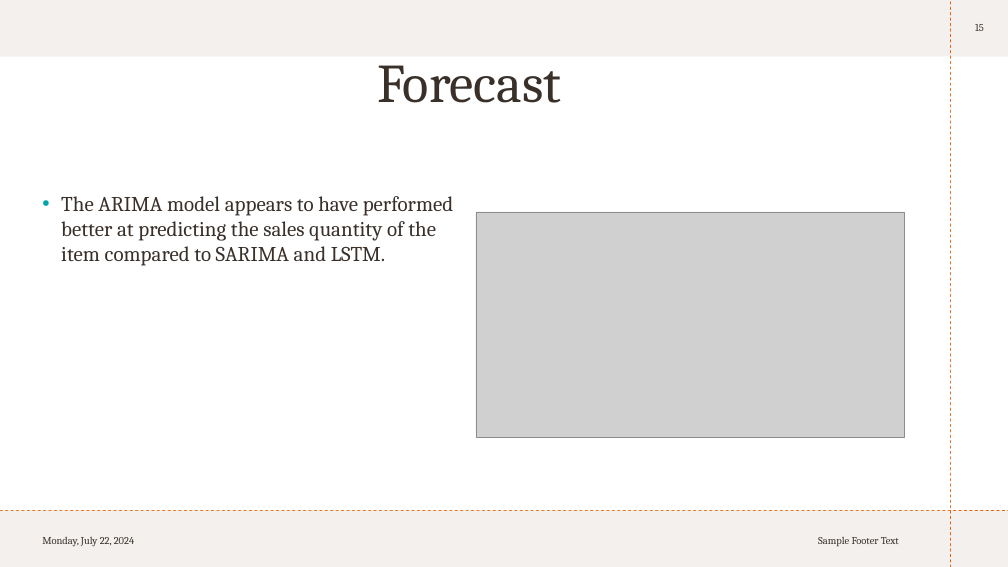
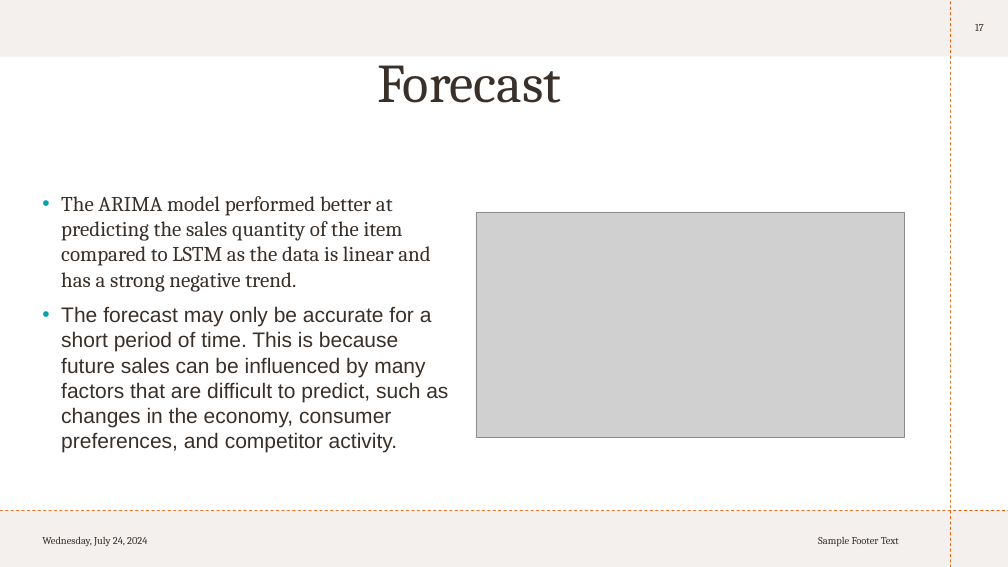
Before and after one commit to KarishmaFernandes/Forecasting-Future-Sales, a slide deck: slide 17 of sales Circly.pptx (slide 15 before the commit). Drawn at 1008x567 pixels with LibreOffice and Linux fonts; fonts in the diff are those of the drawing; grey boxes stand for pictures. Boxes give left, top, right and bottom in pixels: in the first picture for what was removed or moved away, otherwise in the second. Text is boxed around its words. In the diff, an @@ line names an element or a change of style, - is before the commit and + after.

```diff
--- a/sales Circly.pptx
+++ b/sales Circly.pptx
@@ page number at [975,24,984,31]: text changed @@
-15
+17
@@ text at [61,196,448,453]: text changed; font Cambria to Arial @@
-• The ARIMA model appears to have performed better at predicting the sales quantity of the item compared to SARIMA and LSTM.
+• The ARIMA model performed better at predicting the sales quantity of the item compared to LSTM as the data is linear and has a strong negative trend.
+• The forecast may only be accurate for a short period of time. This is because future sales can be influenced by many factors that are difficult to predict, such as changes in the economy, consumer preferences, and competitor activity.
@@ text at [42,536,147,547]: text changed @@
-Monday, July 22, 2024
+Wednesday, July 24, 2024
```
Also in this commit, not shown: 14 other slides changed, 3 slides added, 1 slide removed.
